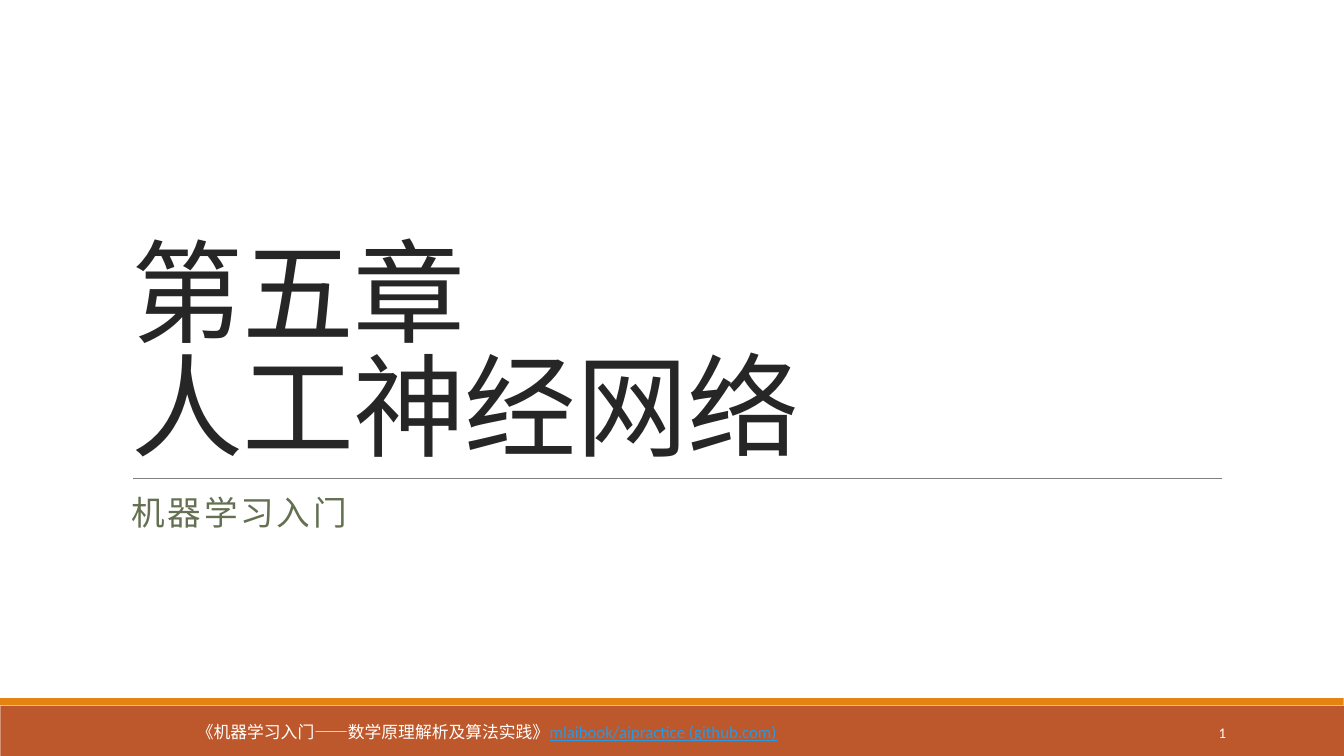
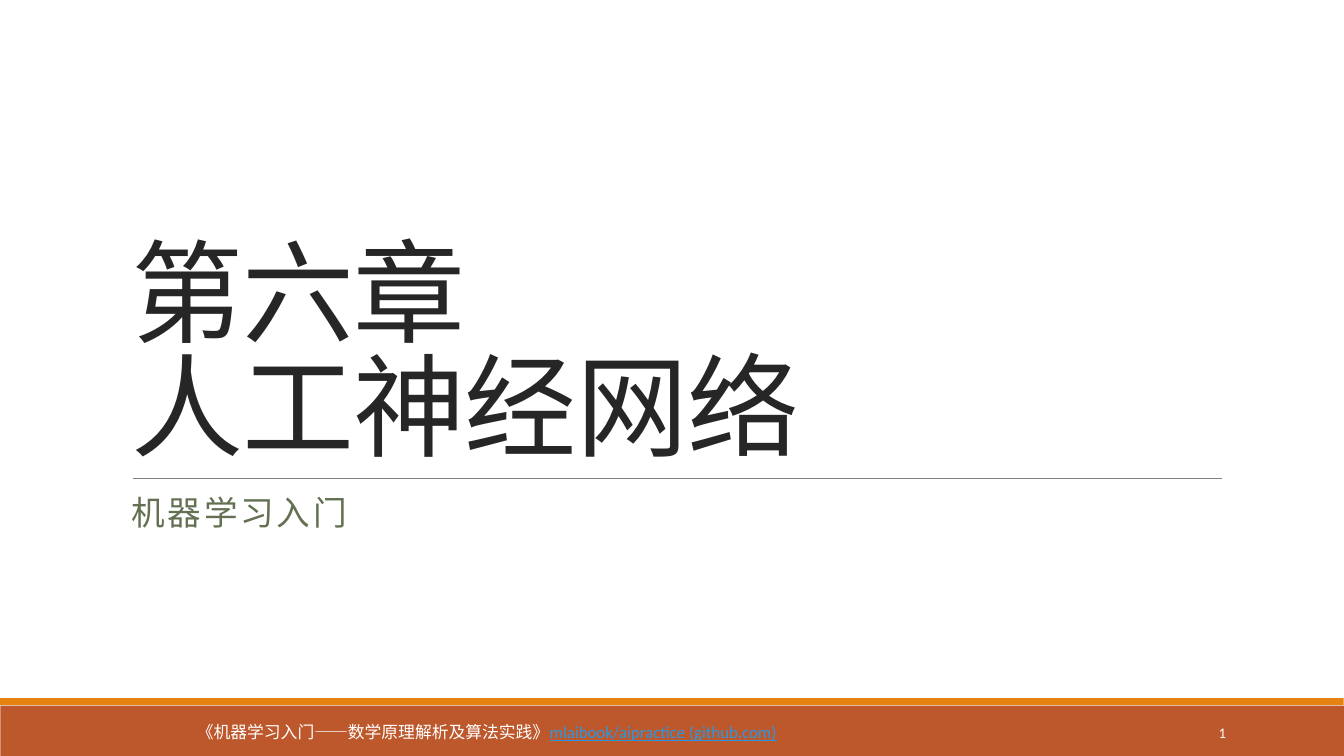
Before and after one commit to mlaibook/mlaibook.github.io, a slide deck: slide 1 of assets/slides/ch6-ann.pptx. Drawn at 1344x756 pixels with LibreOffice and Linux fonts; fonts in the diff are those of the drawing. Boxes give left, top, right and bottom in pixels: in the first picture for what was removed or moved away, otherwise in the second. Text is boxed around its words. In the diff, an @@ line names an element or a change of style, - is before the commit and + after.

```diff
--- a/assets/slides/ch6-ann.pptx
+++ b/assets/slides/ch6-ann.pptx
@@ title at [131,238,800,457]: text changed @@
-第五章
-人工神经网络
+第六章
+人工神经网络
```
Also in this commit, not shown: 2 other files.
